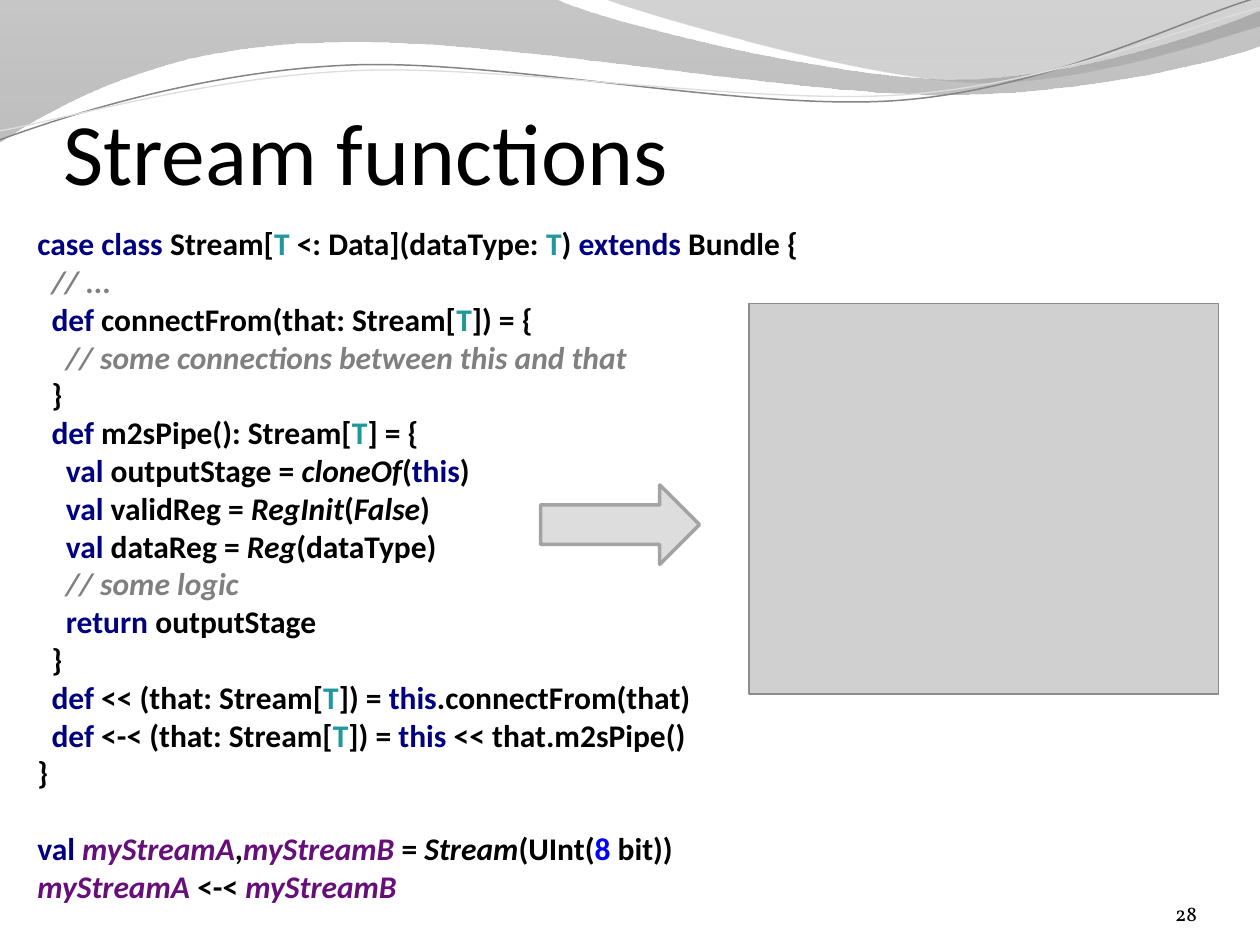
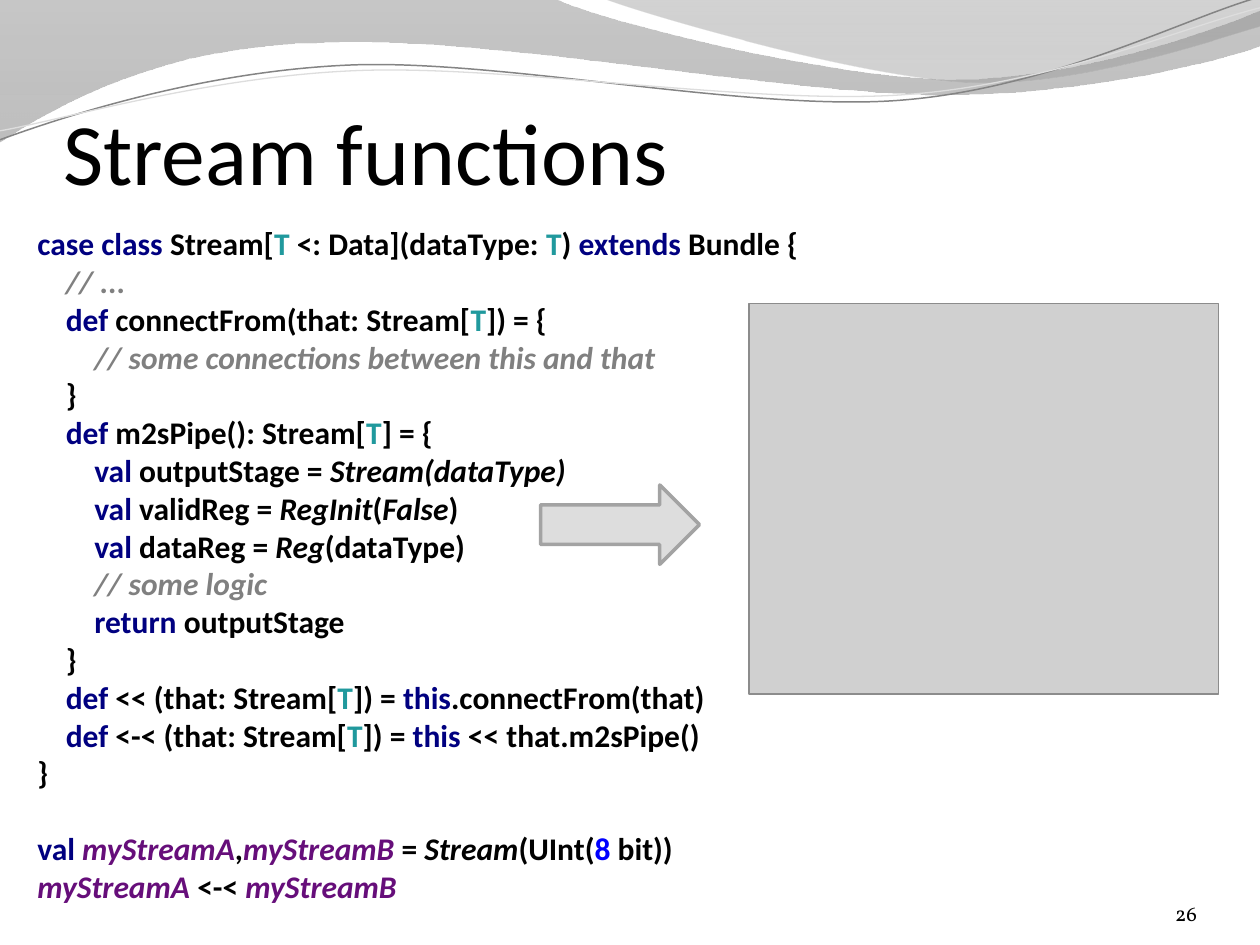
Before and after one commit to SpinalHDL/SpinalDoc, a slide deck: slide 26 of presentation/en/presentation.pptx (slide 28 before the commit). Drawn at 1260x945 pixels with LibreOffice and Linux fonts; fonts in the diff are those of the drawing; grey boxes stand for pictures; background and template pictures are left out. Boxes give left, top, right and bottom in pixels: in the first picture for what was removed or moved away, otherwise in the second. Text is boxed around its words. In the diff, an @@ line names an element or a change of style, - is before the commit and + after.

```diff
--- a/presentation/en/presentation.pptx
+++ b/presentation/en/presentation.pptx
@@ text at box(37, 232, 780, 903): text changed @@
-case class Stream[T <: Data](dataType: T) extends Bundle {
-// ...
-def connectFrom(that: Stream[T]) = {
-// some connections between this and that
-}
-def m2sPipe(): Stream[T] = {
-val outputStage = cloneOf(this)
-val validReg = RegInit(False)
-val dataReg = Reg(dataType)
-// some logic
-return outputStage
-}
-def << (that: Stream[T]) = this.connectFrom(that)
-def <-< (that: Stream[T]) = this << that.m2sPipe()
-}
-val myStreamA,myStreamB = Stream(UInt(8 bit))
-myStreamA <-< myStreamB
+case class Stream[T <: Data](dataType: T) extends Bundle {
+// ...
+def connectFrom(that: Stream[T]) = {
+// some connections between this and that
+}
+def m2sPipe(): Stream[T] = {
+val outputStage = Stream(dataType)
+val validReg = RegInit(False)
+val dataReg = Reg(dataType)
+// some logic
+return outputStage
+}
+def << (that: Stream[T]) = this.connectFrom(that)
+def <-< (that: Stream[T]) = this << that.m2sPipe()
+}
+val myStreamA,myStreamB = Stream(UInt(8 bit))
+myStreamA <-< myStreamB
@@ page number at box(1175, 907, 1197, 922): text changed @@
-28
+26
```
Also in this commit, not shown: 20 other slides changed, 3 slides added, 5 slides removed, 2 other files.
